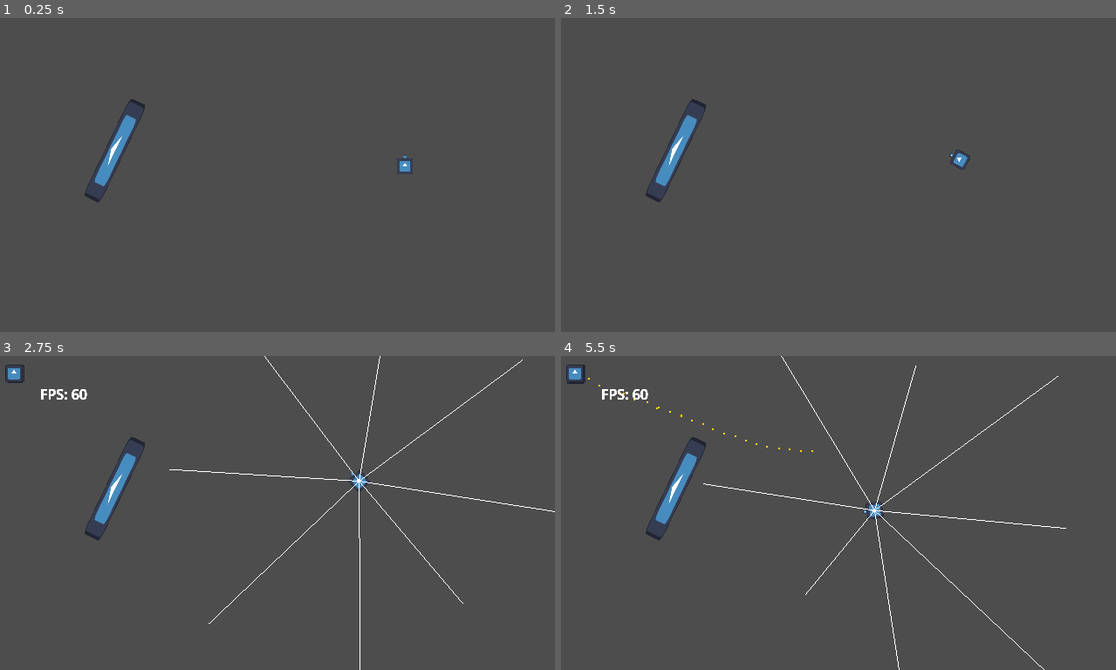
Above: before the commit, frames 1-4 (two rows, left to right).
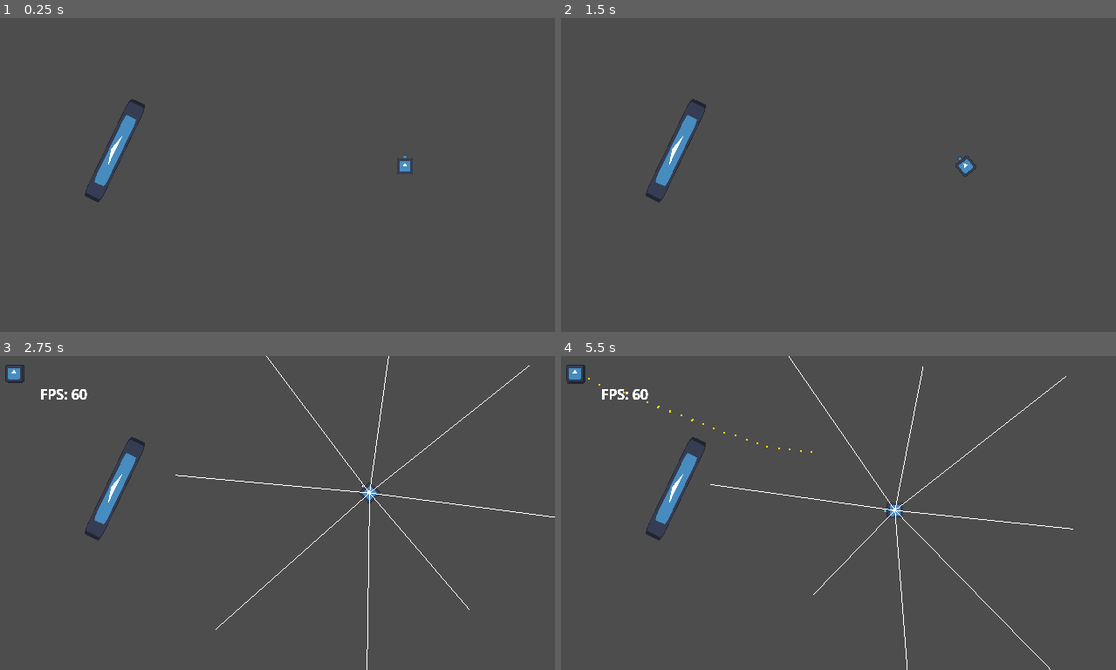
Above: after the commit, the same moments.

Repository: gabriel-r-s/vamp-theft-survivors
Game: Godot game, scene res://scenes/enemy_debug.tscn
Same seed, same stepped clock (60 frames per second), same inputs: the game is played once before the commit and once after it. The project has no main scene, so this scene is started directly. The engine's default icon, where the game draws it, is replaced by a stand-in: a white triangle on a blue panel in a dark square.
Inputs (mouse positions are in pixels of both pictures, inside the frame that each line leads up to):
- Up to frame 1 (0.25 s): no input
- Up to frame 2 (1.5 s): tap Enter at 0.5 s; move the mouse to (960, 159) at 0.52 s; click (960, 159) at 0.67 s; move the mouse to (727, 190) at 1.27 s; click (727, 190) at 1.42 s
- Up to frame 3 (2.75 s): move the mouse to (333, 443) at 2.02 s; click (333, 443) at 2.17 s
- Up to frame 4 (5.5 s): move the mouse to (810, 575) at 2.77 s; click (810, 575) at 2.92 s; move the mouse to (1005, 560) at 3.52 s; click (1005, 560) at 3.67 s; move the mouse to (666, 465) at 4.27 s; click (666, 465) at 4.42 s; move the mouse to (866, 513) at 5.02 s; click (866, 513) at 5.17 s

The runs differ from the first frame. In frame 1, less than 0.1% of the frame differs, in the area x 17-74%, y 30-54%; in frame 2, 0.2%; in frame 3, 1.4%, in the area x 2-100%, y 0-100%; in frame 4, 1.4%.

Commit message:
Player Attack

Diff:
--- a/project.godot
+++ b/project.godot
@@ -11,7 +11,7 @@
 [application]
 
 config/name="Vamp Theft Survivors"
-config/features=PackedStringArray("4.4", "GL Compatibility")
+config/features=PackedStringArray("4.5", "GL Compatibility")
 config/icon="res://icon.svg"
 
 [debug_draw_3d]
@@ -39,5 +39,6 @@
 
 [rendering]
 
+textures/canvas_textures/default_texture_filter=0
 renderer/rendering_method="gl_compatibility"
 renderer/rendering_method.mobile="gl_compatibility"
--- a/scenes/debug.tscn
+++ /dev/null
@@ -1,8 +0,0 @@
-[gd_scene load_steps=2 format=3 uid="uid://d2cycn3sa5lsr"]
-
-[ext_resource type="PackedScene" uid="uid://h1nde6a6fvpg" path="res://scenes/player.tscn" id="1_lgrwq"]
-
-[node name="Node2D" type="Node2D"]
-
-[node name="Player" parent="." instance=ExtResource("1_lgrwq")]
-position = Vector2(144, 81)
--- a/scenes/player.tscn
+++ b/scenes/player.tscn
@@ -1,7 +1,8 @@
-[gd_scene load_steps=4 format=3 uid="uid://h1nde6a6fvpg"]
+[gd_scene load_steps=5 format=3 uid="uid://h1nde6a6fvpg"]
 
 [ext_resource type="Texture2D" uid="uid://b0k8v2tca5hxt" path="res://icon.svg" id="1_3vyb7"]
 [ext_resource type="Script" uid="uid://dffoeh33g56im" path="res://scripts/player/player_controller.gd" id="1_g2els"]
+[ext_resource type="PackedScene" uid="uid://k4j4n3qmbnxl" path="res://scenes/player_bullet.tscn" id="2_qhqgy"]
 
 [sub_resource type="RectangleShape2D" id="RectangleShape2D_g2els"]
 
@@ -9,6 +10,7 @@
 collision_layer = 11
 script = ExtResource("1_g2els")
 rot_dir = NodePath("Direction")
+player_bullet_scene = ExtResource("2_qhqgy")
 
 [node name="Sprite2D" type="Sprite2D" parent="."]
 scale = Vector2(0.146484, 0.146484)
--- /dev/null
+++ b/scenes/player_bullet.tscn
@@ -0,0 +1,47 @@
+[gd_scene load_steps=6 format=3 uid="uid://k4j4n3qmbnxl"]
+
+[ext_resource type="Script" uid="uid://bi0qv4kwq2jbq" path="res://scripts/player/player_bullet.gd" id="1_4g3gs"]
+
+[sub_resource type="Gradient" id="Gradient_4g3gs"]
+colors = PackedColorArray(0.32941177, 0, 0.49803922, 1, 0.32941177, 0, 0.49803922, 1)
+
+[sub_resource type="GradientTexture2D" id="GradientTexture2D_y25gk"]
+gradient = SubResource("Gradient_4g3gs")
+width = 2
+height = 2
+fill_from = Vector2(1, 0)
+fill_to = Vector2(0, 0)
+
+[sub_resource type="CircleShape2D" id="CircleShape2D_y25gk"]
+radius = 2.0
+
+[sub_resource type="CircleShape2D" id="CircleShape2D_4g3gs"]
+radius = 2.0
+
+[node name="Bullet" type="CharacterBody2D" node_paths=PackedStringArray("timer")]
+collision_layer = 0
+collision_mask = 0
+script = ExtResource("1_4g3gs")
+timer = NodePath("Timer")
+
+[node name="Sprite2D" type="Sprite2D" parent="."]
+position = Vector2(-3.93391e-06, 0)
+texture = SubResource("GradientTexture2D_y25gk")
+
+[node name="CollisionShape2D" type="CollisionShape2D" parent="."]
+shape = SubResource("CircleShape2D_y25gk")
+
+[node name="Timer" type="Timer" parent="."]
+wait_time = 4.0
+one_shot = true
+
+[node name="Area2D" type="Area2D" parent="."]
+collision_layer = 16
+collision_mask = 0
+
+[node name="CollisionShape2D" type="CollisionShape2D" parent="Area2D"]
+shape = SubResource("CircleShape2D_4g3gs")
+debug_color = Color(0.13716355, 0.6274047, 0.45059532, 0.41960785)
+
+[connection signal="timeout" from="Timer" to="." method="_on_timer_timeout"]
+[connection signal="body_entered" from="Area2D" to="." method="_on_area_2d_body_entered"]
--- a/scripts/bullet.gd
+++ b/scripts/bullet.gd
@@ -6,40 +6,40 @@
 var damage := 1.0
 
 func pos(pos_: Vector2) -> Bullet:
-    self.global_position = pos_
-    return self
+	self.global_position = pos_
+	return self
 
 func dir(dir_: Vector2, speed: float = 1.0) -> Bullet:
-    self.linear_velocity = dir_ * speed
-    return self
+	self.linear_velocity = dir_ * speed
+	return self
 
 func dmg(dmg_: float) -> Bullet:
-    self.damage = dmg_
-    return self
+	self.damage = dmg_
+	return self
 
 func dont_collide_with(body: Node) -> Bullet:
-    self.add_collision_exception_with(body)
-    return self
+	self.add_collision_exception_with(body)
+	return self
 
 func dont_collide_with_enemies() -> Bullet:
-    set_collision_mask_value(5, false)
-    return self
+	set_collision_mask_value(5, false)
+	return self
 
 func dont_collide_with_player() -> Bullet:
-    set_collision_mask_value(4, false)
-    return self
+	set_collision_mask_value(4, false)
+	return self
 
 func timeout(secs: float) -> Bullet:
-    self.timer.wait_time = secs
-    return self
+	self.timer.wait_time = secs
+	return self
 
 func _ready() -> void:
-    timer.start()
+	timer.start()
 
 func _on_timer_timeout() -> void:
-    queue_free()
+	queue_free()
 
 func _on_body_entered(body: Node) -> void:
-    if body.has_method("get_hit"):
-        body.get_hit(self)
-    queue_free()
+	if body.has_method("get_hit"):
+		body.get_hit(self)
+	queue_free()
--- a/scripts/enemy/debug.gd
+++ b/scripts/enemy/debug.gd
@@ -4,4 +4,4 @@
 @export var enemy_scene: PackedScene
 
 func _on_spawn_timeout() -> void:
-    manager.spawner.spawn_enemy(enemy_scene)
+	manager.spawner.spawn_enemy(enemy_scene)
--- a/scripts/enemy/enemy.gd
+++ b/scripts/enemy/enemy.gd
@@ -11,9 +11,9 @@
 @export var unbored_timer: Timer
 
 enum State {
-    Manouvering,
-    Bored,
-    Shooting,
+	Manouvering,
+	Bored,
+	Shooting,
 }
 
 var manager: EnemyManager
@@ -22,64 +22,64 @@
 var player_pos = Vector2.ZERO
 
 func can_see_player() -> bool:
-    return manager.navigation.point_can_see_player(self.global_position)
+	return manager.navigation.point_can_see_player(self.global_position)
 
 func _ready() -> void:
-    state = State.Bored
-    set_state(State.Manouvering)
+	state = State.Bored
+	set_state(State.Manouvering)
 
 func set_state(next_state: State) -> void:
-    if state == next_state:
-        return
+	if state == next_state:
+		return
 
-    match next_state:
-        State.Manouvering:
-            var target := manager.navigation.random_point()
-            nav.target_position = target
-            nav_target = target
+	match next_state:
+		State.Manouvering:
+			var target := manager.navigation.random_point()
+			nav.target_position = target
+			nav_target = target
 
-        State.Bored:
-            var target := manager.navigation.random_point()
-            nav.target_position = target
-            nav_target = target
-            unbored_timer.start()
+		State.Bored:
+			var target := manager.navigation.random_point()
+			nav.target_position = target
+			nav_target = target
+			unbored_timer.start()
 
-        State.Shooting:
-            bored_timer.start()
+		State.Shooting:
+			bored_timer.start()
 
-    state = next_state
+	state = next_state
 
 func move_toward_nav_target(delta: float) -> void:
-    var next_path_position := nav.get_next_path_position()
-    var wish_velocity := max_speed * global_position.direction_to(next_path_position)
-    linear_velocity = linear_velocity.move_toward(wish_velocity, delta * accel)
+	var next_path_position := nav.get_next_path_position()
+	var wish_velocity := max_speed * global_position.direction_to(next_path_position)
+	linear_velocity = linear_velocity.move_toward(wish_velocity, delta * accel)
 
 
 func update(delta: float) -> void:
-    var next_state := state
-    player_pos = null
+	var next_state := state
+	player_pos = null
 
-    match state:
-        State.Manouvering:
-            if not nav.is_navigation_finished():
-                move_toward_nav_target(delta)
+	match state:
+		State.Manouvering:
+			if not nav.is_navigation_finished():
+				move_toward_nav_target(delta)
 
-            if can_see_player():
-                next_state = State.Shooting
+			if can_see_player():
+				next_state = State.Shooting
 
-        State.Bored:
-            move_toward_nav_target(delta)
+		State.Bored:
+			move_toward_nav_target(delta)
 
-            if unbored_timer.is_stopped():
-                next_state = State.Shooting
+			if unbored_timer.is_stopped():
+				next_state = State.Shooting
 
-        State.Shooting:
-            player_pos = manager.navigation.player_global_pos()
-            if bored_timer.is_stopped():
-                next_state = State.Bored
-            elif not can_see_player():
-                next_state = State.Manouvering
+		State.Shooting:
+			player_pos = manager.navigation.player_global_pos()
+			if bored_timer.is_stopped():
+				next_state = State.Bored
+			elif not can_see_player():
+				next_state = State.Manouvering
 
-            linear_velocity = linear_velocity.move_toward(Vector2.ZERO, delta * accel)
+			linear_velocity = linear_velocity.move_toward(Vector2.ZERO, delta * accel)
 
-    set_state(next_state)
+	set_state(next_state)
--- a/scripts/enemy/gun.gd
+++ b/scripts/enemy/gun.gd
@@ -15,21 +15,21 @@
 var is_shooting := false
 
 func _ready() -> void:
-    enemy = get_parent()
-    timer.wait_time = fire_interval
+	enemy = get_parent()
+	timer.wait_time = fire_interval
 
 func shoot() -> void:
-    var player_pos = enemy.player_pos
-    if player_pos != null:
-        var dir := enemy.global_position.direction_to(player_pos)
-        var bullet: Bullet = bullet_scene.instantiate()
-        bullet = bullet.dmg(dmg).dir(dir, speed).dont_collide_with_enemies()
-        add_sibling(bullet)
+	var player_pos = enemy.player_pos
+	if player_pos != null:
+		var dir := enemy.global_position.direction_to(player_pos)
+		var bullet: Bullet = bullet_scene.instantiate()
+		bullet = bullet.dmg(dmg).dir(dir, speed).dont_collide_with_enemies()
+		add_sibling(bullet)
 
 func _physics_process(_delta: float) -> void:
-    if not is_shooting and enemy.state == Enemy.State.Shooting:
-        timer.start()
-        is_shooting = true
-    elif enemy.state != Enemy.State.Shooting:
-        timer.stop()
-        is_shooting = false
+	if not is_shooting and enemy.state == Enemy.State.Shooting:
+		timer.start()
+		is_shooting = true
+	elif enemy.state != Enemy.State.Shooting:
+		timer.stop()
+		is_shooting = false
--- a/scripts/enemy/manager/spawner.gd
+++ b/scripts/enemy/manager/spawner.gd
@@ -4,44 +4,44 @@
 @export_range(1, 32) var num_slices := 16
 
 class TimeSliceSignal:
-    var sig: Signal
-    var last_update: float
+	var sig: Signal
+	var last_update: float
 
-    func _init(sig_: Signal) -> void:
-        sig = sig_
-        last_update = Time.get_unix_time_from_system()
+	func _init(sig_: Signal) -> void:
+		sig = sig_
+		last_update = Time.get_unix_time_from_system()
 
 
 var slices: Array[TimeSliceSignal] = []
 
 
 func _ready() -> void:
-    for i in num_slices:
-        var signal_name := "update_%d" % [i]
-        add_user_signal(signal_name, [
-            {"name": "delta", "type": TYPE_FLOAT}
-        ])
-        var sig := Signal(self, signal_name)
-        slices.push_back(TimeSliceSignal.new(sig))
+	for i in num_slices:
+		var signal_name := "update_%d" % [i]
+		add_user_signal(signal_name, [
+			{"name": "delta", "type": TYPE_FLOAT}
+		])
+		var sig := Signal(self, signal_name)
+		slices.push_back(TimeSliceSignal.new(sig))
 
 func spawn_enemy(scene: PackedScene) -> void:
-    var enemy: Enemy = scene.instantiate()
-    var sig := least_used_signal()
-    sig.connect(Callable(enemy, "update"))
-    enemy.manager = get_parent()
-    enemy.global_position = Vector2(20.0, 20.0)
-    add_child(enemy)
+	var enemy: Enemy = scene.instantiate()
+	var sig := least_used_signal()
+	sig.connect(Callable(enemy, "update"))
+	enemy.manager = get_parent()
+	enemy.global_position = Vector2(20.0, 20.0)
+	add_child(enemy)
 
 
 func least_used_signal() -> Signal:
-    var slice_index := Engine.get_physics_frames() % num_slices
-    var slice: TimeSliceSignal = slices[slice_index]
-    return slice.sig
+	var slice_index := Engine.get_physics_frames() % num_slices
+	var slice: TimeSliceSignal = slices[slice_index]
+	return slice.sig
 
 func _physics_process(_delta: float) -> void:
-    var slice_index := Engine.get_physics_frames() % num_slices
-    var slice: TimeSliceSignal = slices[slice_index]
+	var slice_index := Engine.get_physics_frames() % num_slices
+	var slice: TimeSliceSignal = slices[slice_index]
 
-    var now := Time.get_unix_time_from_system()
-    slice.sig.emit(now - slice.last_update)
-    slice.last_update = now
+	var now := Time.get_unix_time_from_system()
+	slice.sig.emit(now - slice.last_update)
+	slice.last_update = now
--- /dev/null
+++ b/scripts/player/player_bullet.gd
@@ -0,0 +1,49 @@
+extends CharacterBody2D
+class_name PlayerBullet
+
+@export var timer: Timer
+@export var area2D: Area2D
+
+var target: Node2D
+var damage: float = 1.0
+var speed: float = 200.0
+
+func dmg(dmg_: float) -> PlayerBullet:
+	self.damage = dmg_
+	return self
+
+func set_target(tgt_: Node2D) -> PlayerBullet:
+	self.target = tgt_
+	return self
+
+func set_start_position(pos_: Vector2) -> PlayerBullet:
+	self.global_position = pos_
+	return self
+
+func dont_collide_with(body: Node) -> PlayerBullet:
+	self.add_collision_exception_with(body)
+	return self
+
+func dont_collide_with_player() -> PlayerBullet:
+	set_collision_mask_value(4, false)
+	return self
+
+func timeout(secs: float) -> PlayerBullet:
+	self.timer.wait_time = secs
+	return self
+
+func _ready() -> void:
+	timer.start()
+
+func _physics_process(_delta: float) -> void:
+	var dir: Vector2 = Vector2(target.position - self.position).normalized()
+	velocity = dir * speed
+	move_and_slide()
+
+func _on_timer_timeout() -> void:
+	queue_free()
+
+func _on_area_2d_body_entered(body: Node2D) -> void:
+	if body.has_method("get_hit"):
+		body.get_hit(self)
+	queue_free()
--- a/scripts/player/player_controller.gd
+++ b/scripts/player/player_controller.gd
@@ -3,50 +3,87 @@
 @export var rot_dir: Node2D
 @export var move_speed: float = 50.0
 @export var rot_speed: float = 10.0
+@export var player_bullet_scene: PackedScene
+@export var damage: float = 1.0
 
 var velocity_dir: Vector2 = Vector2.ZERO
 var move_pos: Vector2 = Vector2.ZERO
+var rot_pos: Vector2 = Vector2.ZERO
 var velocity_rot: float = 0.0
+var target_node: Node2D
+
 var is_moving: bool = false
 var is_rotating: bool = false
+var is_attacking: bool = false
 
-func _physics_process(delta: float) -> void:
-    if (is_rotating):
-        if check_vector_threshold(
-            Vector2(move_pos - global_position).normalized(),
-            Vector2(rot_dir.global_position - global_position).normalized(),
-            0.1
-        ):
-            velocity_rot = 0.0
-            is_rotating = false
-            is_moving = true
-        rotate(velocity_rot)
-    if (is_moving):
-        if check_vector_threshold(move_pos, global_position, 1.0) and velocity_dir != Vector2.ZERO:
-            velocity_dir = Vector2.ZERO
-            is_moving = false
-        velocity = velocity_dir * move_speed
-    move_and_slide()
+func _physics_process(_delta: float) -> void:
+	velocity.x = move_toward(velocity.x, 0.0, move_speed)
+	velocity.y = move_toward(velocity.y, 0.0, move_speed)
+	if is_rotating:
+		if check_vector_threshold(
+			Vector2(rot_pos - global_position).normalized(),
+			Vector2(rot_dir.global_position - global_position).normalized(),
+			0.1
+		):
+			velocity_rot = 0.0
+			is_rotating = false
+		rotate(velocity_rot)
+	elif is_attacking:
+		velocity_dir = Vector2.ZERO
+		fire_bullet(target_node)
+		is_attacking = false
+	elif is_moving:
+		if check_vector_threshold(move_pos, global_position, 1.0) and velocity_dir != Vector2.ZERO:
+			velocity_dir = Vector2.ZERO
+			is_moving = false
+		velocity = velocity_dir * move_speed
+	move_and_slide()
 
 func _input(event: InputEvent) -> void:
-    if event is InputEventMouseButton:
-        if event.button_index == MOUSE_BUTTON_LEFT and event.pressed:
-            move_pos = event.global_position
-            velocity_dir = Vector2(move_pos - global_position).normalized()
-            rotate_pov()
+	if event is InputEventMouseButton:
+		if event.button_index == MOUSE_BUTTON_LEFT and event.pressed:
+			var targets: Array[Dictionary] = find_targets(event)
+			if targets.size() > 0:
+				var collider: CollisionObject2D = targets[0]['collider']
+				if collider.get_collision_layer_value(3) and collider.get_collision_layer_value(5):
+					target_node = collider as Node2D
+					rot_pos = target_node.position
+					rotate_pov()
+					is_attacking = true
+			else:
+				move_pos = event.global_position
+				rot_pos = move_pos
+				velocity_dir = Vector2(move_pos - global_position).normalized()
+				rotate_pov()
+				is_moving = true
 
 func check_vector_threshold(pos1: Vector2, pos2: Vector2, limit: float) -> bool:
-    var mod: Vector2 = pos1 - pos2
-    var x: bool = mod.x < limit and mod.x > -limit
-    var y: bool = mod.y < limit and mod.y > -limit
-    return x and y
+	var mod: Vector2 = pos1 - pos2
+	var x: bool = mod.x < limit and mod.x > -limit
+	var y: bool = mod.y < limit and mod.y > -limit
+	return x and y
 
 func rotate_pov():
-    var rot_angle: float = get_rotation_angle(global_position, rot_dir.global_position, move_pos)
-    velocity_rot = rot_angle / rot_speed
-    is_rotating = true
+	var rot_angle: float = get_rotation_angle(global_position, rot_dir.global_position, rot_pos)
+	velocity_rot = rot_angle / rot_speed
+	is_rotating = true
+
+func find_targets(event: InputEventMouseButton) -> Array[Dictionary]:
+	var mouse_pos: Vector2 = event.global_position
+	var space_state: PhysicsDirectSpaceState2D = get_world_2d().direct_space_state
+	var query: PhysicsPointQueryParameters2D = PhysicsPointQueryParameters2D.new()
+	query.position = mouse_pos
+	query.collide_with_areas = true
+	query.collide_with_bodies = true
+
+	return space_state.intersect_point(query)
+
+func fire_bullet(node: Node2D):
+	var player_bullet: PlayerBullet = player_bullet_scene.instantiate()
+	player_bullet = player_bullet.dmg(damage).dont_collide_with(self).dont_collide_with_player().set_target(node).set_start_position(self.global_position).timeout(4.0)
+	add_sibling(player_bullet)
 
 func get_rotation_angle(vA: Vector2, vB: Vector2, vC: Vector2) -> float:
-    var vAB: Vector2 = vB - vA
-    var vAC: Vector2 = vC - vA
-    return vAB.angle_to(vAC)
+	var vAB: Vector2 = vB - vA
+	var vAC: Vector2 = vC - vA
+	return vAB.angle_to(vAC)
Not shown, added: scripts/player/player_bullet.gd.uid
